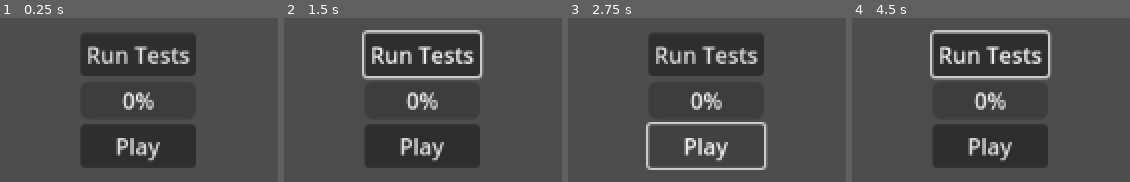
Above: before the commit, frames 1-4 (left to right).
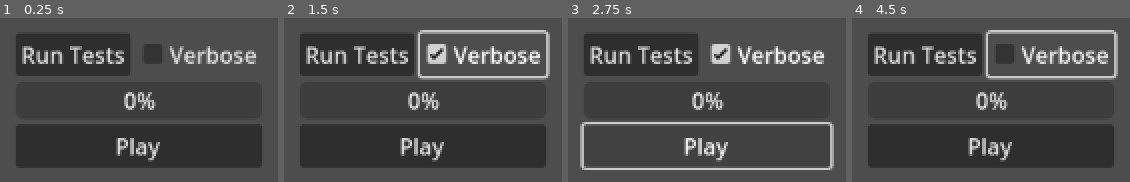
Above: after the commit, the same moments.

Repository: Kibibibit/tomotown
Game: Godot game, scene res://scenes/loading_screen/loading_screen.tscn
Two runs of this game, one before a commit and one after it. Both use one fixed random seed, a clock stepped at 60 frames per second and the inputs below.
Inputs (mouse positions are in pixels of both pictures, inside the frame that each line leads up to):
- Up to frame 1 (0.25 s): no input
- Up to frame 2 (1.5 s): click "Run Tests" at 0.5 s; click (484, 54) at 1.25 s, where only the run after the commit has a clickable "Verbose"
- Up to frame 3 (2.75 s): click "Play" at 2 s
- Up to frame 4 (4.5 s): click "Play" at 2.75 s; click "Run Tests" at 3.5 s; click (1052, 54) at 4.25 s, where only the run after the commit has a clickable "Verbose"

The runs differ from the first frame. In frame 1, 26% of the frame differs, in the area x 5-95%, y 9-92%; in frame 2, 30%, in the area x 5-96%, y 7-92%; in frame 3, 17%; in frame 4, 30%.

Commit message:
More unit test updates, fixed a bug in datetimes

Diff:
--- a/scenes/loading_screen/loading_screen.gd
+++ b/scenes/loading_screen/loading_screen.gd
@@ -2,11 +2,13 @@
 
 
 @onready
-var tests_button : Button = $CenterContainer/VBoxContainer/TestsButton
+var tests_button : Button = $CenterContainer/VBoxContainer/HBoxContainer/TestsButton
 
 @onready
 var play_button : Button = $CenterContainer/VBoxContainer/PlayButton
 
+@onready
+var verbose_checkbox : CheckBox = $CenterContainer/VBoxContainer/HBoxContainer/VerboseCheckBox
 
 func _ready():
 	if (OS.is_debug_build()):
@@ -15,4 +17,4 @@
 	tests_button.button_up.connect(_run_tests)
 
 func _run_tests():
-	TestRunner.run_tests()
+	TestRunner.run_tests(verbose_checkbox.button_pressed)
--- a/scenes/loading_screen/loading_screen.tscn
+++ b/scenes/loading_screen/loading_screen.tscn
@@ -23,10 +23,17 @@
 layout_mode = 2
 alignment = 1
 
-[node name="TestsButton" type="Button" parent="CenterContainer/VBoxContainer"]
+[node name="HBoxContainer" type="HBoxContainer" parent="CenterContainer/VBoxContainer"]
+layout_mode = 2
+
+[node name="TestsButton" type="Button" parent="CenterContainer/VBoxContainer/HBoxContainer"]
 layout_mode = 2
 disabled = true
 text = "Run Tests"
+
+[node name="VerboseCheckBox" type="CheckBox" parent="CenterContainer/VBoxContainer/HBoxContainer"]
+layout_mode = 2
+text = "Verbose"
 
 [node name="ProgressBar" type="ProgressBar" parent="CenterContainer/VBoxContainer"]
 layout_mode = 2
--- a/script_templates/Object/test_script.gd
+++ b/script_templates/Object/test_script.gd
@@ -11,5 +11,5 @@
 	return ""
 
 # This should actually run the test
-func run_test() -> bool:
-	return false
+func run_test() -> void:
+	pass
--- a/scripts/data_structures/date_time.gd
+++ b/scripts/data_structures/date_time.gd
@@ -76,35 +76,38 @@
 	return DateTime.from_epoch(since_epoch-other.since_epoch)
 
 func _get_year() -> int:
-	return floor(since_epoch / float(MINUTES_PER_YEAR))
+	return floori(since_epoch / float(MINUTES_PER_YEAR))
 
 func _set_year(_year: int) -> void:
 	since_epoch = _calculate_epoch(_year,season,day,hour,minute)
 
 func _get_season() -> int:
-	return floori(since_epoch / float(MINUTES_PER_SEASON)) % SEASONS_PER_YEAR
+	return _calculate_minutes(MINUTES_PER_SEASON, SEASONS_PER_YEAR)
 
 func _set_season(_season:int) -> void:
 	Assert.in_range(_season, 0, SEASONS_PER_YEAR, "Bad Season %s" % [_season])
 	since_epoch = _calculate_epoch(year,_season,day,hour,minute)
 
 func _get_day() -> int:
-	return floori(since_epoch / float(MINUTES_PER_DAY)) % DAYS_PER_SEASON
+	return _calculate_minutes(MINUTES_PER_DAY, DAYS_PER_SEASON)
 
 func _set_day(_day: int) -> void:
 	Assert.in_range(_day, 0, DAYS_PER_SEASON, "Bad Day %s" % [_day])
 	since_epoch = _calculate_epoch(year,season,_day,hour,minute)
 
 func _get_hour() -> int:
-	return floori(since_epoch / float(MINUTES_PER_HOUR)) % HOURS_PER_DAY
+	return _calculate_minutes(MINUTES_PER_HOUR, HOURS_PER_DAY)
 
 func _set_hour(_hour: int) -> void:
 	Assert.in_range(_hour, 0, HOURS_PER_DAY, "Bad Hour %s" % [_hour])
 	since_epoch = _calculate_epoch(year,season,day,_hour,minute)
 
 func _get_minute() -> int:
-	return since_epoch % MINUTES_PER_HOUR
+	return _calculate_minutes(1, MINUTES_PER_HOUR)
 
 func _set_minute(_minute: int) -> void:
 	Assert.in_range(_minute, 0, MINUTES_PER_HOUR, "Bad Minute %s" % [_minute])
 	since_epoch = _calculate_epoch(year,season,day,hour,_minute)
+
+func _calculate_minutes(mpx: int, xpy: int) -> int:
+	return posmod(floori(since_epoch/float(mpx)), xpy)
--- a/scripts/tests/test_runner.gd
+++ b/scripts/tests/test_runner.gd
@@ -1,12 +1,9 @@
 extends RefCounted
 class_name TestRunner
 
-const VERBOSE_TESTS := true
 const TEST_PATH = "res://scripts/tests/tests"
 
-
-
-static func run_tests():
+static func run_tests(verbose: bool):
 
 	var tests: Dictionary = {}
 	var failed := 0
@@ -19,10 +16,8 @@
 		if (filename.ends_with(".gd")):
 			var test: Object = load("%s/%s" % [TEST_PATH, filename]).new()
 			if (test is TestScript):
+				test.verbose = verbose
 				var test_name = test.test_name()
-				var test_desc = test.test_description()
-				print("RUNNING: %s" % test_name)
-				print(test_desc)
 				var test_passed = test.do_run_test()
 				tests[test_name] = test_passed
 				if (test_passed):
@@ -39,4 +34,4 @@
 			print("\tFAILED: %s" % name)
 	print("\nTALLY:")
 	print("\tPASSED: %s" % passed)
-	print("\tFAILED: %s" % failed)
+	print("\tFAILED: %s\n\n" % failed)
--- a/scripts/tests/test_script.gd
+++ b/scripts/tests/test_script.gd
@@ -4,18 +4,20 @@
 const TEST_PASSED := "✓"
 const TEST_FAILED := "X"
 
+var verbose: bool = false
 var passed := 0
 var ran := 0
+var printout := ""
 
 func run_check(actual, expected, operator, check, message) -> bool:
 	ran += 1
-	if (TestRunner.VERBOSE_TESTS):
-		var c = TEST_PASSED
-		if (!check):
-			c = TEST_FAILED
-		print("\t%s\t%s %s %s\t %s" % [c,actual, operator, expected, message])
-	if (check):
+	var c = TEST_PASSED
+	if (!check):
+		c = TEST_FAILED
+	else:
 		passed += 1
+	if (verbose || !check):
+		printout = "%s\n\t%s %s\n\t\t%s %s %s" % [printout,c,message,actual,operator,expected]
 	return check
 
 func expect_equals(actual, expected, message:String = "")->bool:
@@ -23,6 +25,14 @@
 
 func do_run_test():
 	run_test()
+	var test_passed = ran == passed
+	var c = "%s PASSED:" % TEST_PASSED
+	if (!test_passed):
+		c = "%s FAILED:" % TEST_FAILED
+	print("%s %s" % [c,test_name()])
+	print(test_description())
+	print("%s/%s Checks passed" % [passed,ran])
+	print(printout)
 	return ran == passed
 
 func test_name() -> String:
@@ -33,6 +43,5 @@
 	push_error("Don't use test script directly! Extend it!")
 	return ""
 
-func run_test() -> bool:
+func run_test() -> void :
 	push_error("Don't use test script directly! Extend it!")
-	return false
--- /dev/null
+++ b/scripts/tests/tests/datetime_setget.gd
@@ -0,0 +1,74 @@
+extends TestScript
+
+# Should return the name of this test
+func test_name():
+	return "DateTime SetGet"
+
+# Should return a description of this test
+func test_description():
+	return "Checking that the datetime setters and getters are correct"
+
+# This should actually run the test
+func run_test():
+	for year in range(-1,1):
+		var epoch_total := 0
+		var season := 0
+		var day := 0
+		var hour := 0
+		var minute := 0
+		var datetime: DateTime = DateTime.new()
+
+		expect_equals(datetime.year, 0, "New datetime has 0 year")
+		expect_equals(datetime.season, 0, "New datetime has 0 season")
+		expect_equals(datetime.day, 0, "New datetime has 0 day")
+		expect_equals(datetime.hour, 0, "New datetime has 0 hour")
+		expect_equals(datetime.minute, 0, "New datetime has 0 minute")
+		expect_equals(datetime.since_epoch, 0, "New datetime has 0 since_epoch")
+		datetime.year = year
+		expect_equals(datetime.year, year, "year: Setting year to %s" % year)
+		expect_equals(datetime.season, season, "year: Season should be %s" % season)
+		expect_equals(datetime.day, day, "year: Day should be %s" % day)
+		expect_equals(datetime.hour, hour, "year: Hour should be %s" % hour)
+		expect_equals(datetime.minute, minute, "year: Minute should be %s" % minute)
+		epoch_total += year*DateTime.MINUTES_PER_YEAR
+		expect_equals(datetime.since_epoch, epoch_total, "year: since_epoch should be MINUTES_PER_YEAR")
+
+		season = randi_range(0,DateTime.SEASONS_PER_YEAR-1)
+		datetime.season = season
+		expect_equals(datetime.season, season, "season: Setting season to %s" % season)
+		expect_equals(datetime.year, year, "season: Year should be %s" % year)
+		expect_equals(datetime.day, day,"season: Day should be %s" % day)
+		expect_equals(datetime.hour, hour, "season: Hour should be %s" % hour)
+		expect_equals(datetime.minute, minute, "season: Minute should be %s" % minute)
+		epoch_total += season*DateTime.MINUTES_PER_SEASON
+		expect_equals(datetime.since_epoch, epoch_total, "season: since_epoch is set correctly")
+
+		day = randi_range(0,DateTime.DAYS_PER_SEASON-1)
+		datetime.day = day
+		expect_equals(datetime.day, day, "day: Setting day to %s" % day)
+		expect_equals(datetime.year, year, "day: Year should be %s" % year)
+		expect_equals(datetime.season, season, "day: Season should be %s" % season)
+		expect_equals(datetime.hour, hour, "day: Hour should be %s" % hour)
+		expect_equals(datetime.minute, minute, "day: Minute should be %s" % minute)
+		epoch_total += day*DateTime.MINUTES_PER_DAY
+		expect_equals(datetime.since_epoch, epoch_total, "day: since_epoch is set correctly")
+
+		hour = randi_range(0, DateTime.HOURS_PER_DAY-1)
+		datetime.hour = hour
+		expect_equals(datetime.hour, hour, "hour: Setting hour to %s" % hour)
+		expect_equals(datetime.year, year, "hour: Year should be %s" % year)
+		expect_equals(datetime.season, season, "hour: Season should be %s" % season)
+		expect_equals(datetime.day, day,"hour: Day should be %s" % day)
+		expect_equals(datetime.minute, minute, "hour: Minute should be %s" % minute)
+		epoch_total += hour*DateTime.MINUTES_PER_HOUR
+		expect_equals(datetime.since_epoch, epoch_total, "hour: since_epoch is set correctly")
+
+		minute = randi_range(0, DateTime.MINUTES_PER_HOUR-1)
+		datetime.minute = minute
+		expect_equals(datetime.minute, minute, "minute: Setting minute to %s" % minute)
+		expect_equals(datetime.year, year, "minute: Year should be %s" % year)
+		expect_equals(datetime.season, season, "minute: Season should be %s" % season)
+		expect_equals(datetime.day, day,"minute: Day should be %s" % day)
+		expect_equals(datetime.hour, hour, "minute: Hour should be %s" % hour)
+		epoch_total += minute
+		expect_equals(datetime.since_epoch, epoch_total, "minute: since_epoch is set correctly")
--- a/scripts/tests/tests/datetime_setters.gd
+++ /dev/null
@@ -1,20 +0,0 @@
-extends TestScript
-
-# Should return the name of this test
-func test_name():
-	return "DateTime setters"
-
-# Should return a description of this test
-func test_description():
-	return "Checking that the datetime setters are correct"
-
-# This should actually run the test
-func run_test():
-	var datetime: DateTime = DateTime.new()
-	expect_equals(datetime.year, 0, "New datetime has 0 year")
-	datetime.year = 1
-	expect_equals(datetime.year, 1, "Setting year to 1 results in get year 1")
-	expect_equals(datetime.season, 0, "Setting year to 1 results in get season 0")
-	expect_equals(datetime.day, 0, "Setting year to 1 results in get day 0")
-	expect_equals(datetime.hour, 0, "Setting year to 1 results in get hour 0")
-	expect_equals(datetime.minute, 0, "Setting year to 1 results in get minute 0")
